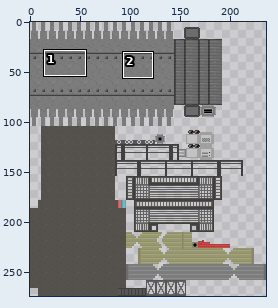
Edited in one commit: sprite sheet (src/main/resources/assets/hbm/textures/models/zirnox.png). Above: a wide view before the commit, with the close-up outlined.
Close-up. As it was:
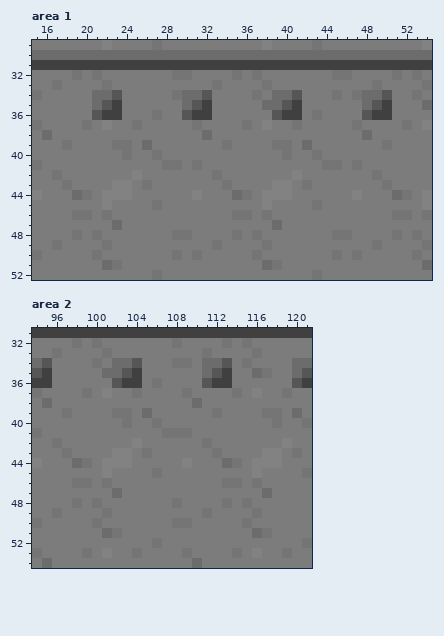
The file is 236x274 pixels. Colours within 5 levels of each other are drawn and written as one. Shown: area 1: x 15..54, y 29..52; area 2: x 94..121, y 31..54.
And afterwards:
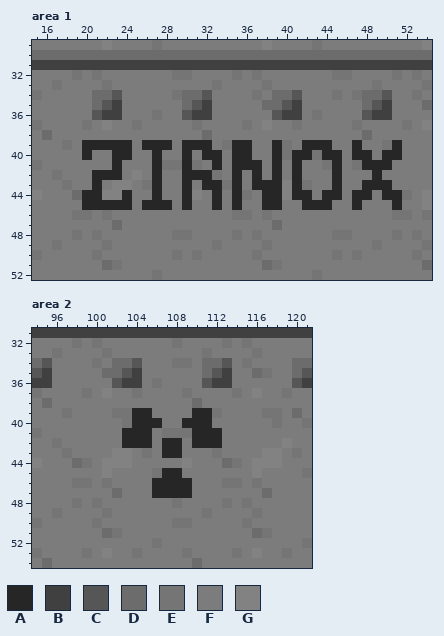
Palette (. is transparent): A #262626  B #404040  C #565656  D #6c6c6c  E #757575  F #7c7c7c  G #828282
Changes in this commit:
--- area 1
@@ x 15..54 @@
 38 FDFFFFFFFFFFFFFFFDFFFFFFFFFFFFFFFDFFFFFF
-39 FFFEFFFFEEFDFFFFFFFEFFFFEEFDFFFFFFFEFFFF
-40 FFFFFFFFFEFFEFFFFFFFFFFFFEFFEFFFFFFFFFFF
-41 EFFFFFFFFFFFFEEFEFFFFFFFFFFFFEEFEFFFFFFF
-42 FFEFFFFFFFGFFFFFFFEFFFFFFFGFFFFFFFEFFFFF
-43 FFFEFFFFGGFEFFFFFFFEFFFFGGFEFFFFFFFEFFFF
-44 GFFFDEFGGGFFFFFFGFFFDEFGGGFFFFFFGFFFDEFG
-45 FFFFFFFGFFFFEFFFFFFFFFFGFFFFEFFFFFFFFFFG
+39 FFFEFAAAAAFAAAFAAAFEAAFFAEFAAAFFAFFEAFFF
+40 FFFFFAFFAAFFAFFAFAAFAAFFAEAAEAAFAAFAAFFF
+41 EFFFFFFFAFFFAEEAEFAFAAAFAFAFFEAFEAAAFFFF
+42 FFEFFFAAAFGFAFFAAAEFAFAFAFAFFFAFFFAFFFFF
+43 FFFEFFAFGGFEAFFAFAAEAFAAAGAEFFAFFAAAFFFF
+44 GFFFDAAGGAFFAFFAGFAFAEFAAGAAFAAFAAFAAEFG
+45 FFFFFAAAAAFAAAFAFFAFAFFAAFFAAAFFAFFFAFFG
 46 FFFFEEFEFFFFFFFFFFFFEEFEFFFFFFFFFFFFEEFE
--- area 2
@@ x 101..114 @@
 38 FFFFFFFFFDFFFF
-39 FEEFDFFFFFFEFF
-40 FFEFFEFFFFFFFF
-41 FFFFFFEEEFFFFF
-42 FFFGFFFFFFEFFF
-43 FGGFEFFFFFFEFF
+39 FEEAAFFFFAAEFF
+40 FFEAAAFFAAAFFF
+41 FFAAAFEEEAAAFF
+42 FFAAAFAAFAAAFF
+43 FGGFEFAAFFFEFF
 44 GGGFFFFFGFFFDE
-45 GFFFFEFFFFFFFF
-46 EFFFFFFFFFFFEE
-47 FDFFFFFFFFFFFF
+45 GFFFFEAAFFFFFF
+46 EFFFFAAAAFFFEE
+47 FDFFFAAAAFFFFF
 48 FFFFFFFEFFFFEF
Pixel boxes of the changes (left, top, right, bottom) in both close-ups:
changed: (82, 140, 402, 210)
changed: (122, 408, 222, 498)
